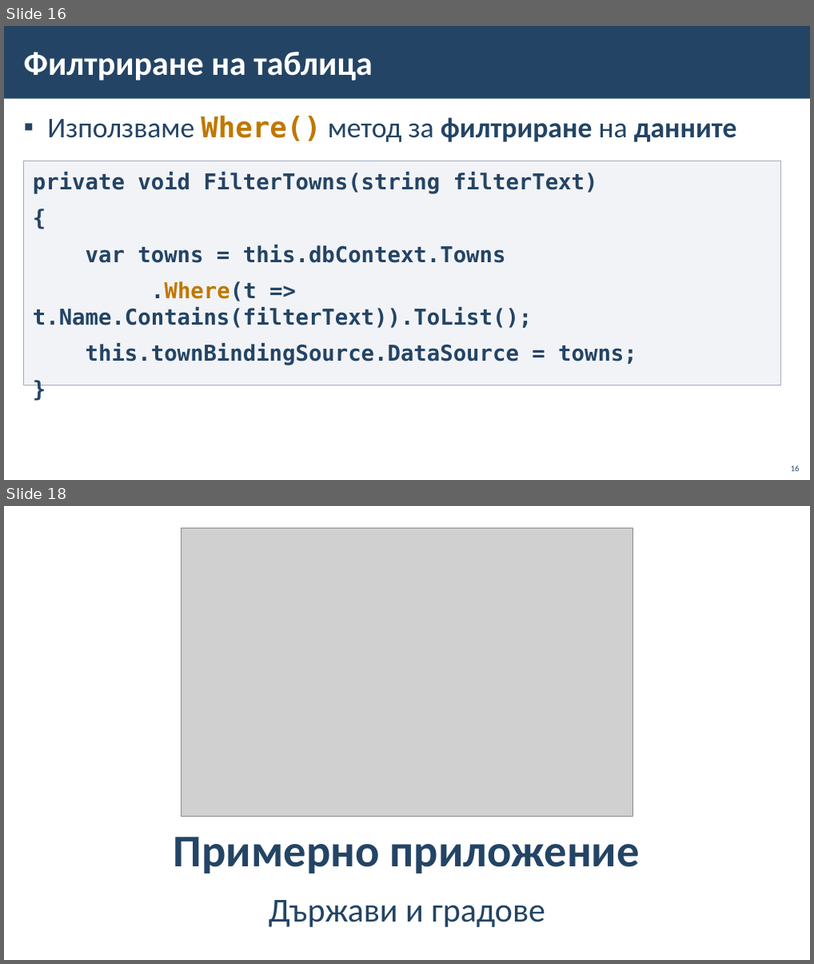
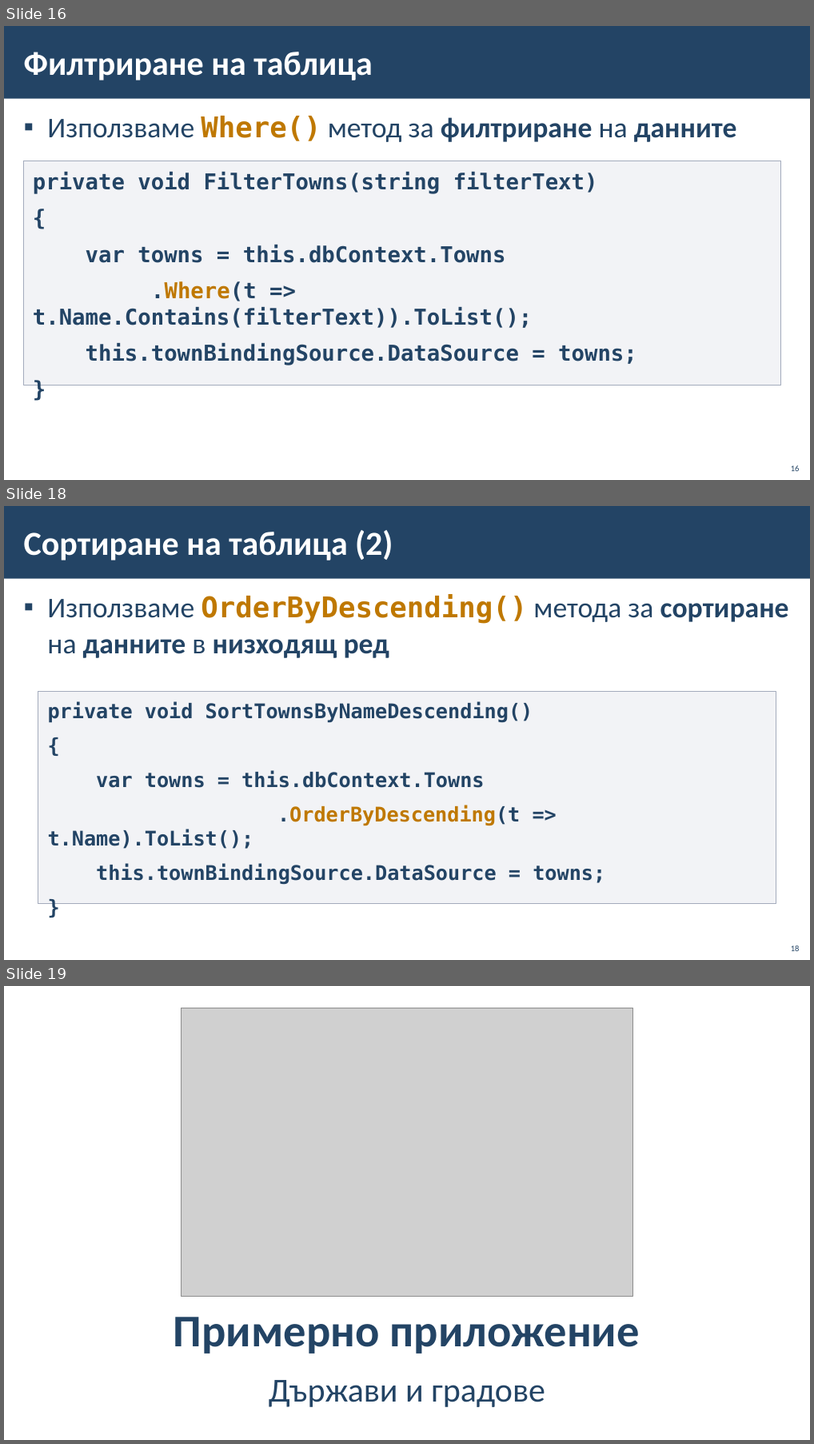
Before and after one commit to BG-IT-Edu/School-Programming, a slide deck: Courses/Software-Sciences/Module-4-Information-Systems-New/08-Navigation-between-Tables/08-Navigation-between-Tables.pptx. Shown one above the other, each under a label of ours: slides 16 and 18 before the commit, slides 16, 18 and 19 after it; the slides between them are not shown. The pictures are 814x964 and 814x1444 pixels, drawn with LibreOffice and Linux fonts; fonts in the diff are those of the drawing; grey boxes stand for pictures; background and template pictures are left out. Boxes give left, top, right and bottom in pixels: in the first picture for what was removed or moved away, otherwise in the second. Text is boxed around its words. In the diff, an @@ line names an element or a change of style, - is before the commit and + after.

```diff
--- a/Courses/Software-Sciences/Module-4-Information-Systems-New/08-Navigation-between-Tables/08-Navigation-between-Tables.pptx
+++ b/Courses/Software-Sciences/Module-4-Information-Systems-New/08-Navigation-between-Tables/08-Navigation-between-Tables.pptx
@@ slide 18 added at box(4, 506, 810, 960), background #FFFFFF; not listed: 1 template element that a slide beside it also shows @@
@@ title added at box(24, 530, 393, 560), 40 pt, text #FFFFFF, bold @@
+Сортиране на таблица (2)
@@ text added at box(47, 595, 790, 658), 34 pt, text #234465, bold @@
+▪ Използваме OrderByDescending() метода за сортиране на данните в низходящ ред
@@ rectangle added at box(38, 691, 776, 903), fill #C2C7D2 at 20% opacity, outline #A3ABBC 1 pt, 24 pt, text #234465, bold @@
+private void SortTownsByNameDescending()
+{
+var towns = this.dbContext.Towns
+.OrderByDescending(t => t.Name).ToList();
+this.townBindingSource.DataSource = towns;
+}
@@ page number added at box(791, 945, 800, 951), 10 pt, text #234465 @@
+18
@@ what was slide 18 is now slide 19 @@
```
Also in this commit, not shown: 3 slides changed.
